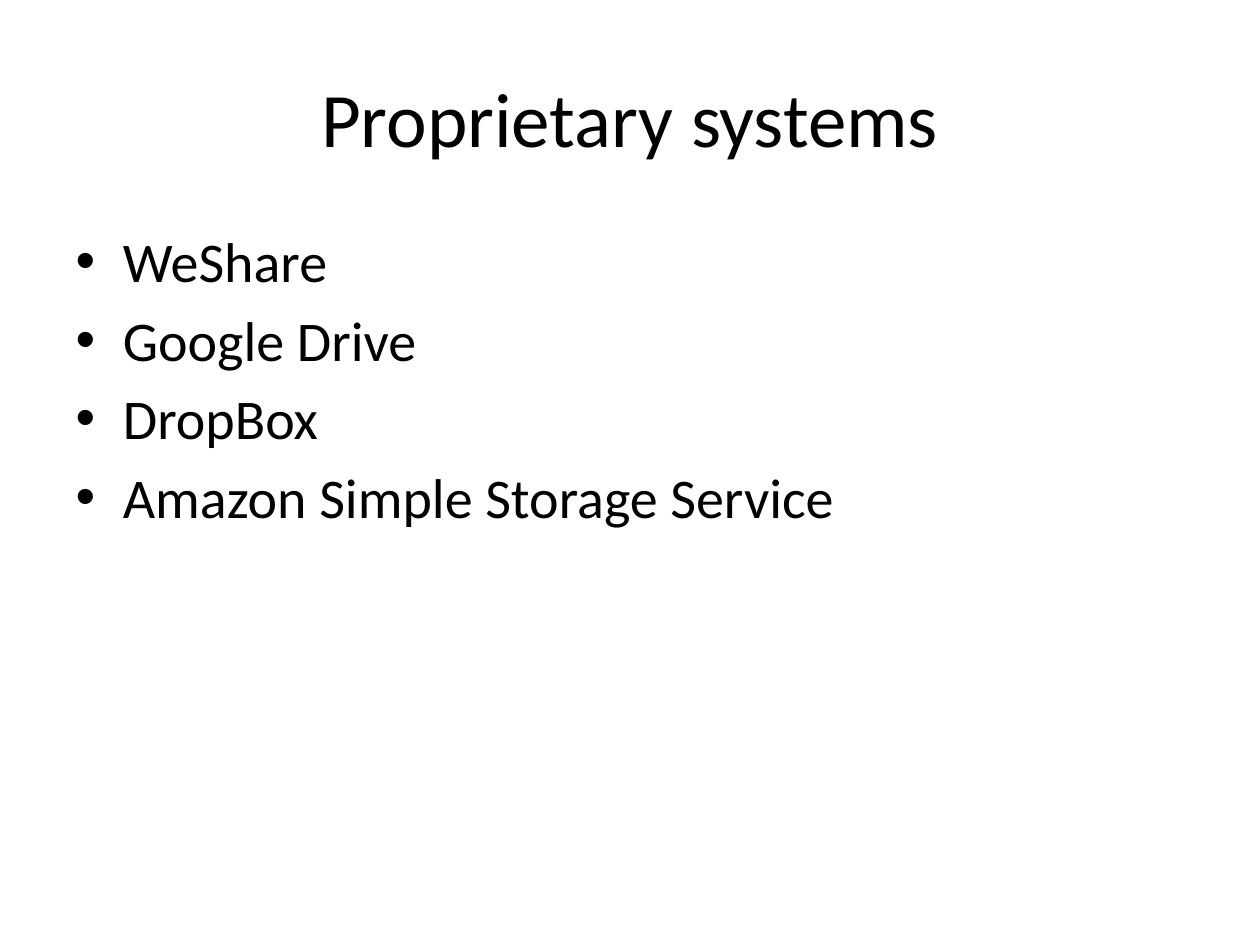
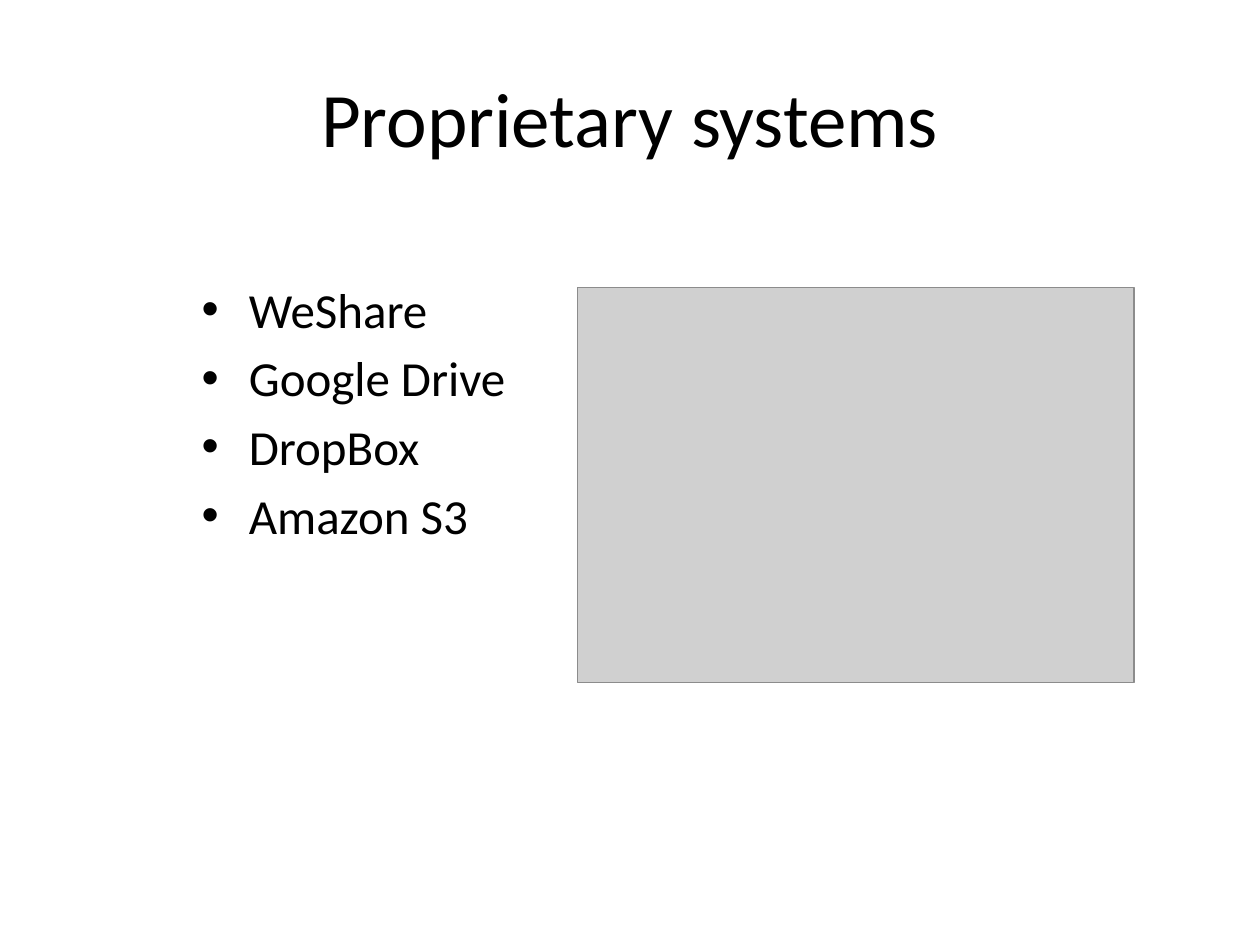
Before and after one commit to rvosa/ngs-workflows, a slide deck: slide 12 of doc/slides/day4/session2/DataSharing.pptx. Drawn at 1260x945 pixels with LibreOffice and Linux fonts; fonts in the diff are those of the drawing; grey boxes stand for pictures. Boxes give left, top, right and bottom in pixels: in the first picture for what was removed or moved away, otherwise in the second. Text is boxed around its words. In the diff, an @@ line names an element or a change of style, - is before the commit and + after.

Commit message:
updated slides for day4

```diff
--- a/doc/slides/day4/session2/DataSharing.pptx
+++ b/doc/slides/day4/session2/DataSharing.pptx
@@ text "WeShare": place and size @@
-text "WeShare" at box(123, 243, 833, 528)
+text "WeShare" at box(249, 294, 505, 535)
@@ text at box(249, 294, 505, 473): size 32 to 28 pt in "WeShare", "Google Drive", "DropBox" @@
@@ picture added at box(577, 287, 1134, 682) @@
@@ text at box(249, 502, 468, 535): text changed; size 32 to 28 pt @@
-• Amazon Simple Storage Service
+• Amazon S3
```
Also in this commit, not shown: 4 other slides changed, 1 other file.
